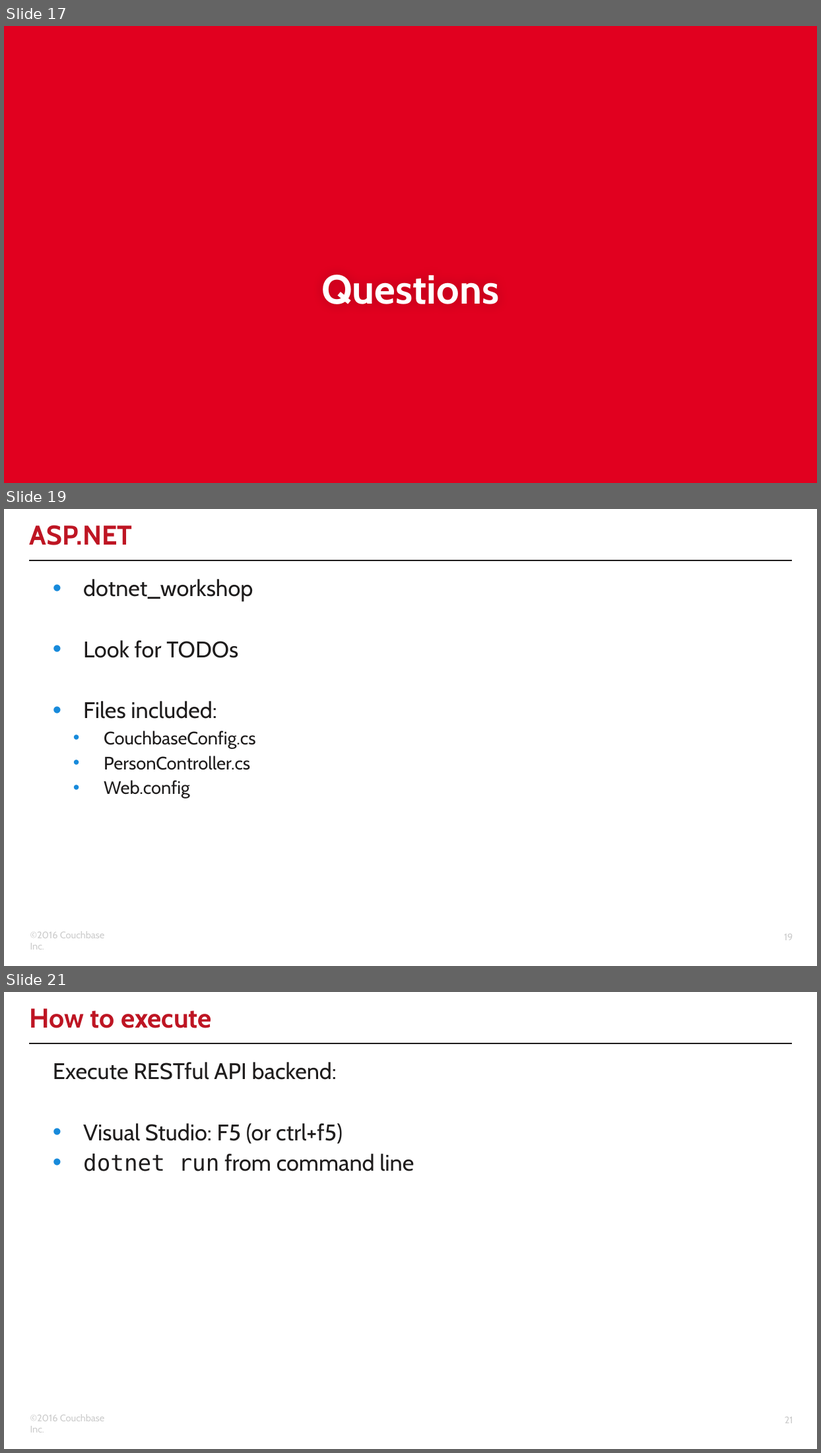
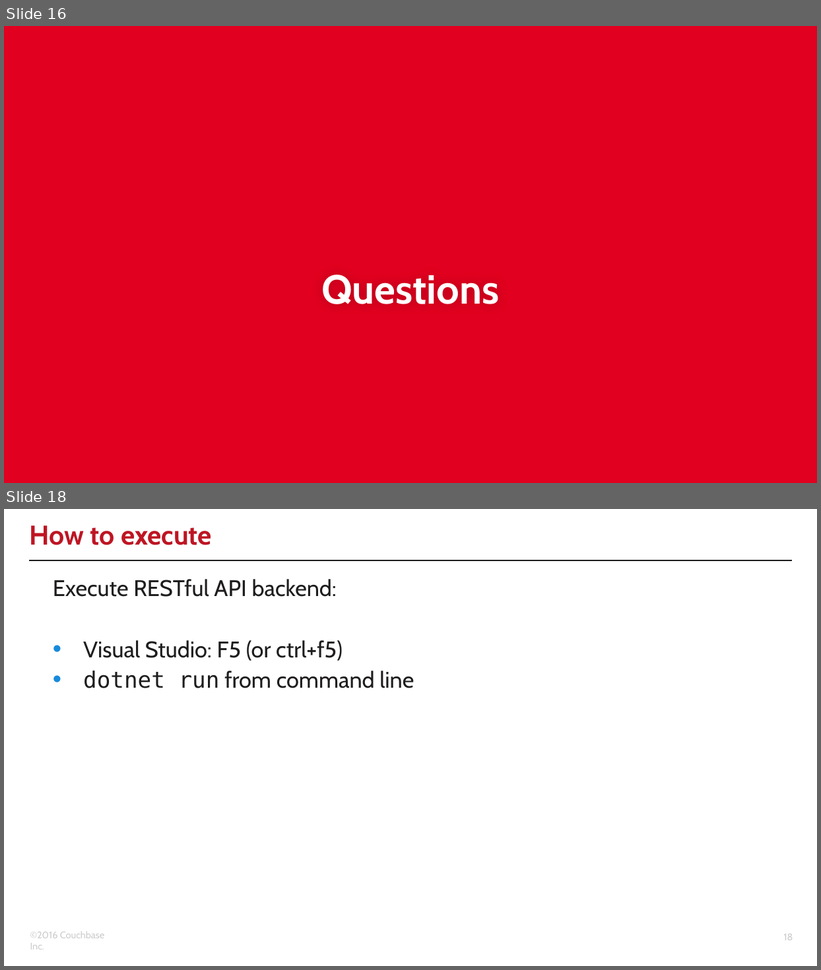
Before and after one commit to couchbaselabs/aspnet-nosql-workshop, a slide deck: 03/03.pptx. Shown one above the other, each under a label of ours: slides 17, 19 and 21 before the commit, slides 16 and 18 after it; the slides between them are not shown. The pictures are 821x1453 and 821x970 pixels, drawn with LibreOffice and Linux fonts; fonts in the diff are those of the drawing; background and template pictures are left out. Boxes give left, top, right and bottom in pixels: in the first picture for what was removed or moved away, otherwise in the second. Text is boxed around its words. In the diff, an @@ line names an element or a change of style, - is before the commit and + after.

Commit message:
updated part 3 of workshop - updated couchbase sdk - dropped clusterhelper - updated core to use DI extension - updated slides, reprinted PDF

```diff
--- a/03/03.pptx
+++ b/03/03.pptx
@@ slide 19 removed at <box>4,509,817,966</box>, background #FFFFFF; not listed: 3 template elements that a slide beside it also shows @@
@@ title removed at <box>30,525,132,545</box> @@
-ASP.NET
@@ text removed at <box>83,579,256,799</box> @@
-• dotnet_workshop
-• Look for TODOs
-• Files included:
-  • CouchbaseConfig.cs
-  • PersonController.cs
-  • Web.config
@@ what was slide 17 is now slide 16 @@
@@ what was slide 21 is now slide 18 @@
@@ page number at <box>784,934,793,941</box>: text changed @@
-21
+18
```
Also in this commit, not shown: 1 slide changed, 1 slide added, 3 other slides removed, 10 other files.
